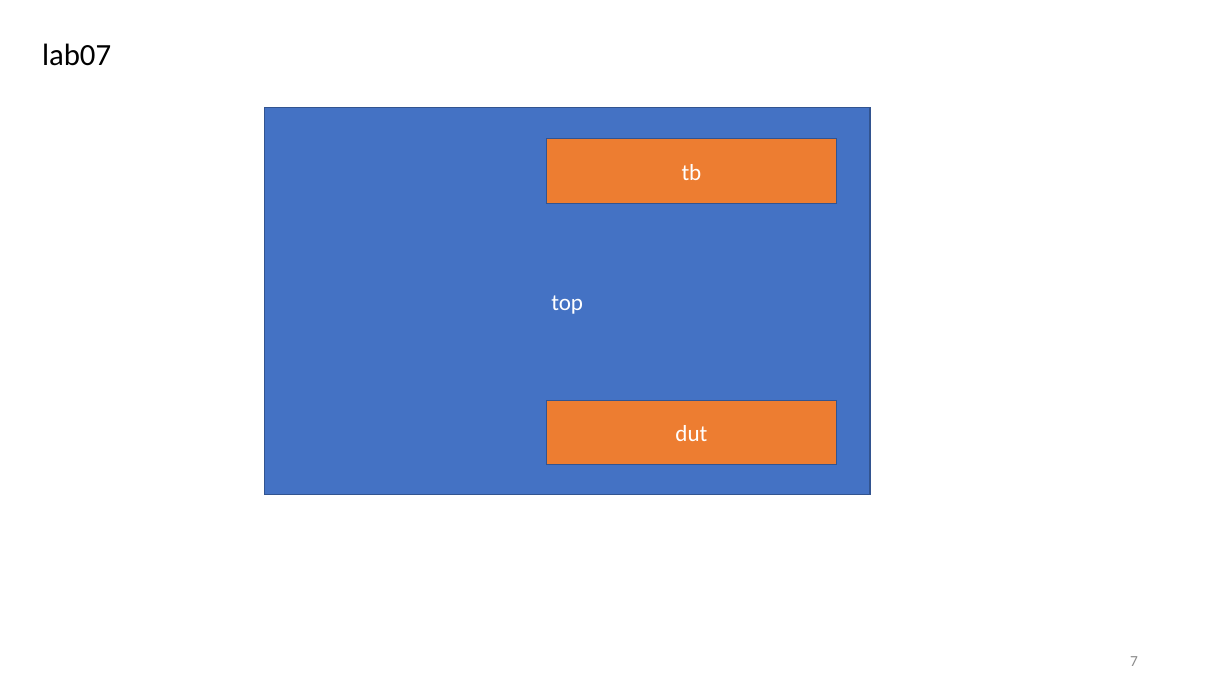
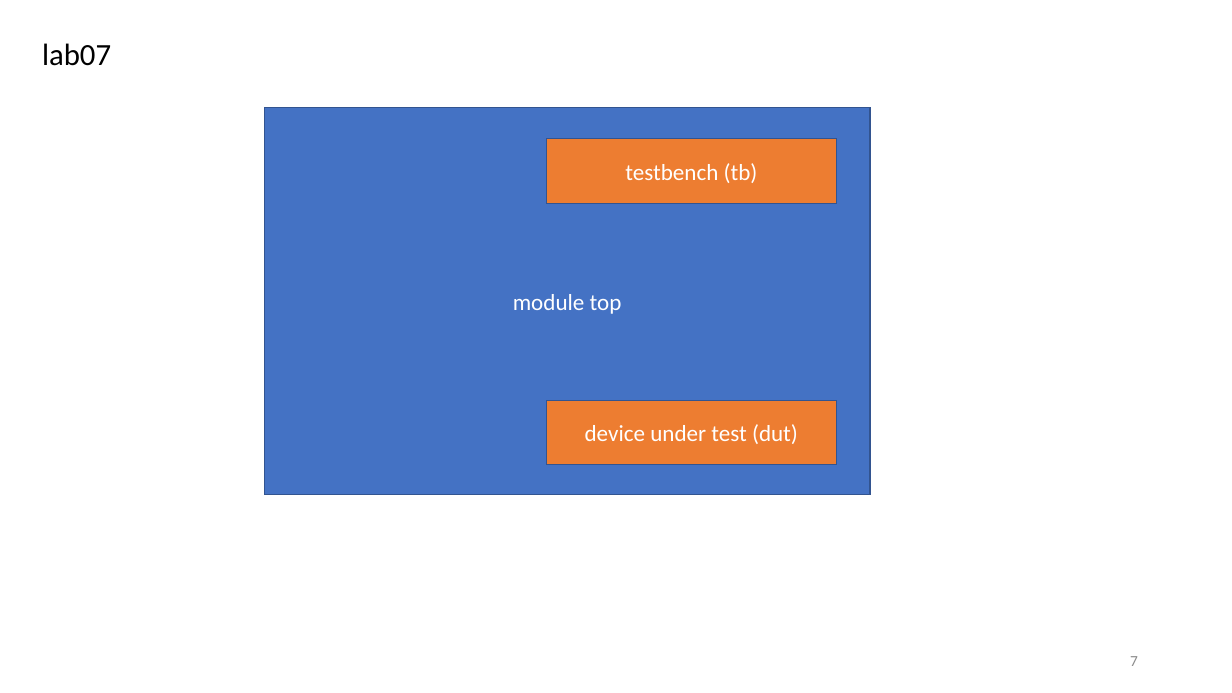
Before and after one commit to r06942072/study_sv, a slide deck: slide 7 of note.pptx. Drawn at 1232x693 pixels with LibreOffice and Linux fonts; fonts in the diff are those of the drawing. Boxes give left, top, right and bottom in pixels: in the first picture for what was removed or moved away, otherwise in the second. Text is boxed around its words. In the diff, an @@ line names an element or a change of style, - is before the commit and + after.

```diff
--- a/note.pptx
+++ b/note.pptx
@@ text in rectangle at [625, 163, 758, 183]: text changed @@
-tb
+testbench (tb)
@@ text in rectangle at [513, 294, 622, 314]: text changed @@
-top
+module top
@@ text in rectangle at [585, 424, 798, 444]: text changed @@
-dut
+device under test (dut)
```
Also in this commit, not shown: 2 slides added, 1 slide removed, 5 other files.
